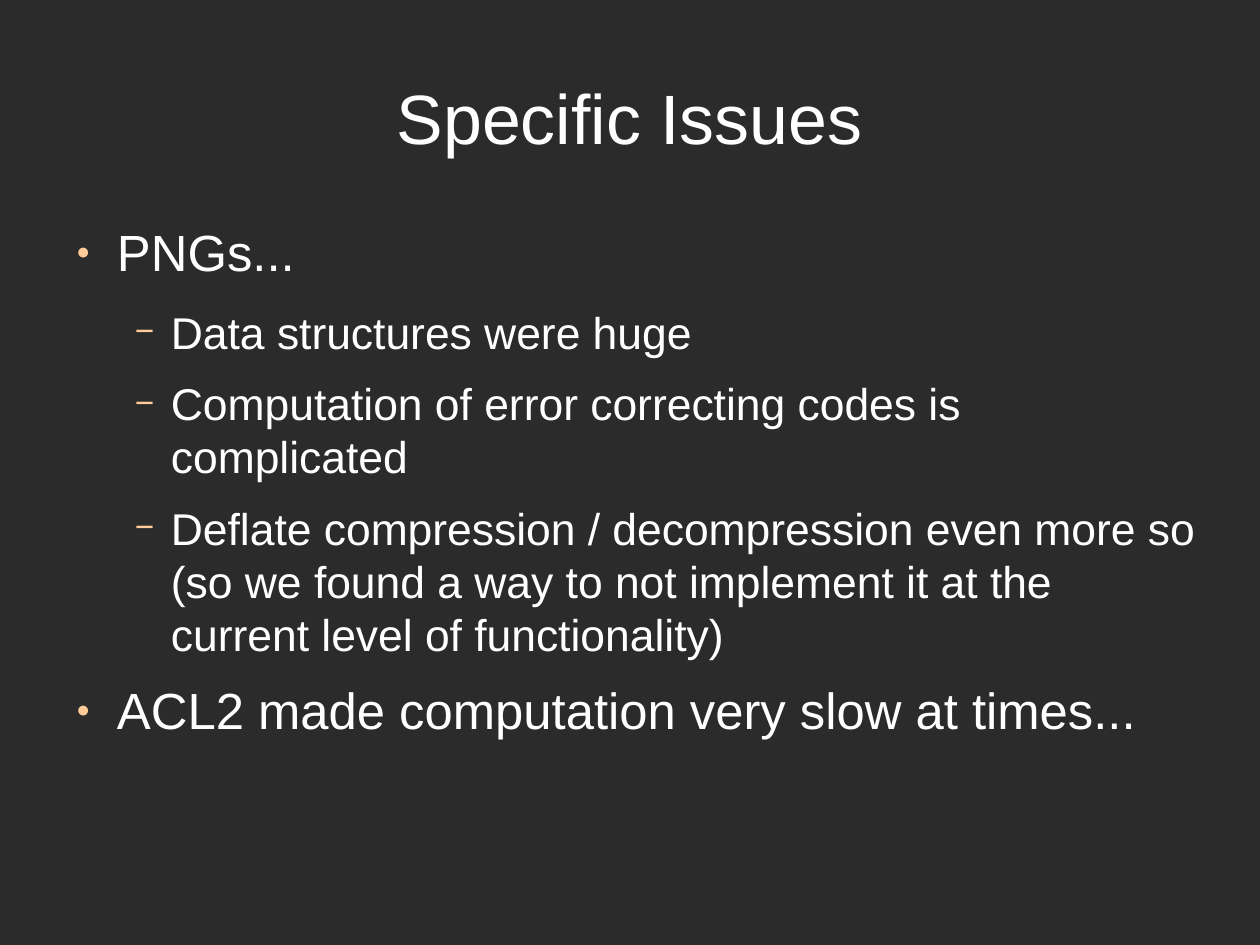
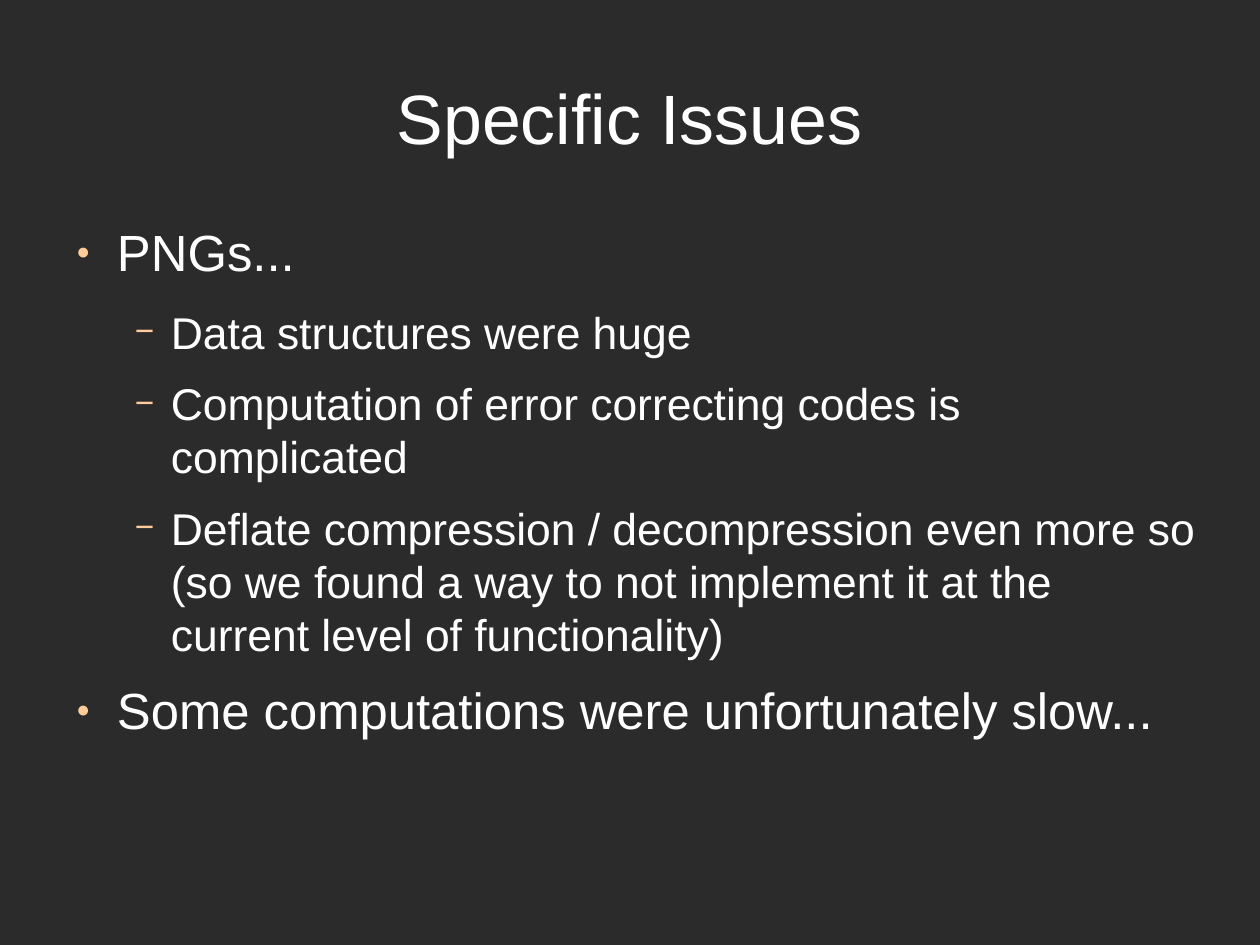
Before and after one commit to directrix1/se2, a slide deck: slide 5 of wip/SE2Presentation Implementation.odp (slide 4 before the commit). Drawn at 1260x945 pixels with LibreOffice and Linux fonts; fonts in the diff are those of the drawing; background and template pictures are left out; a plain dark background stands for a picture behind light text. Boxes give left, top, right and bottom in pixels: in the first picture for what was removed or moved away, otherwise in the second. Text is boxed around its words. In the diff, an @@ line names an element or a change of style, - is before the commit and + after.

```diff
--- a/wip/SE2Presentation Implementation.odp
+++ b/wip/SE2Presentation Implementation.odp
@@ text at (x1=117, y1=692, x2=1153, y2=740): text changed @@
-● ACL2 made computation very slow at times...
+● Some computations were unfortunately slow...
```
Also in this commit, not shown: 2 other slides changed, 2 slides added, 1 slide removed.
